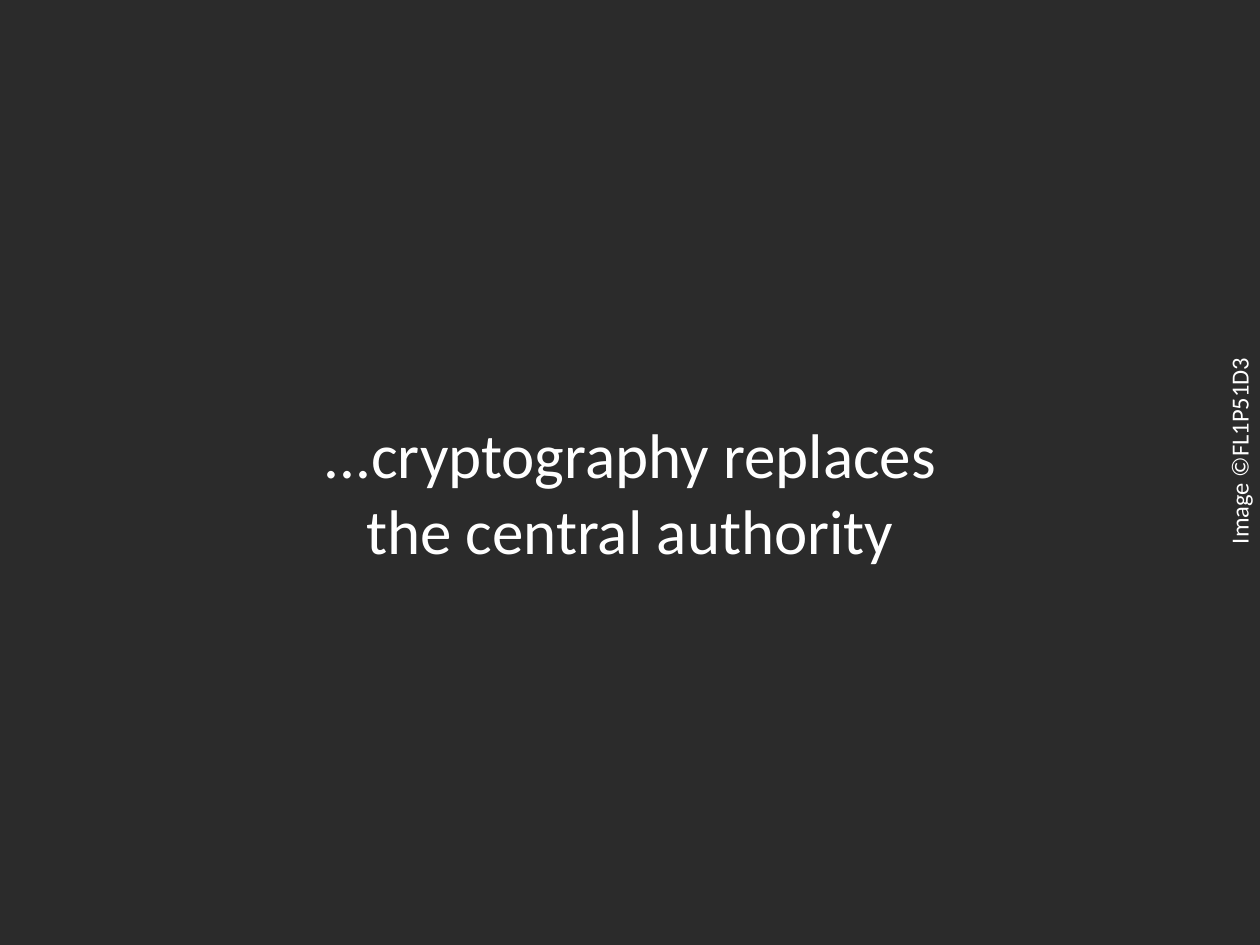
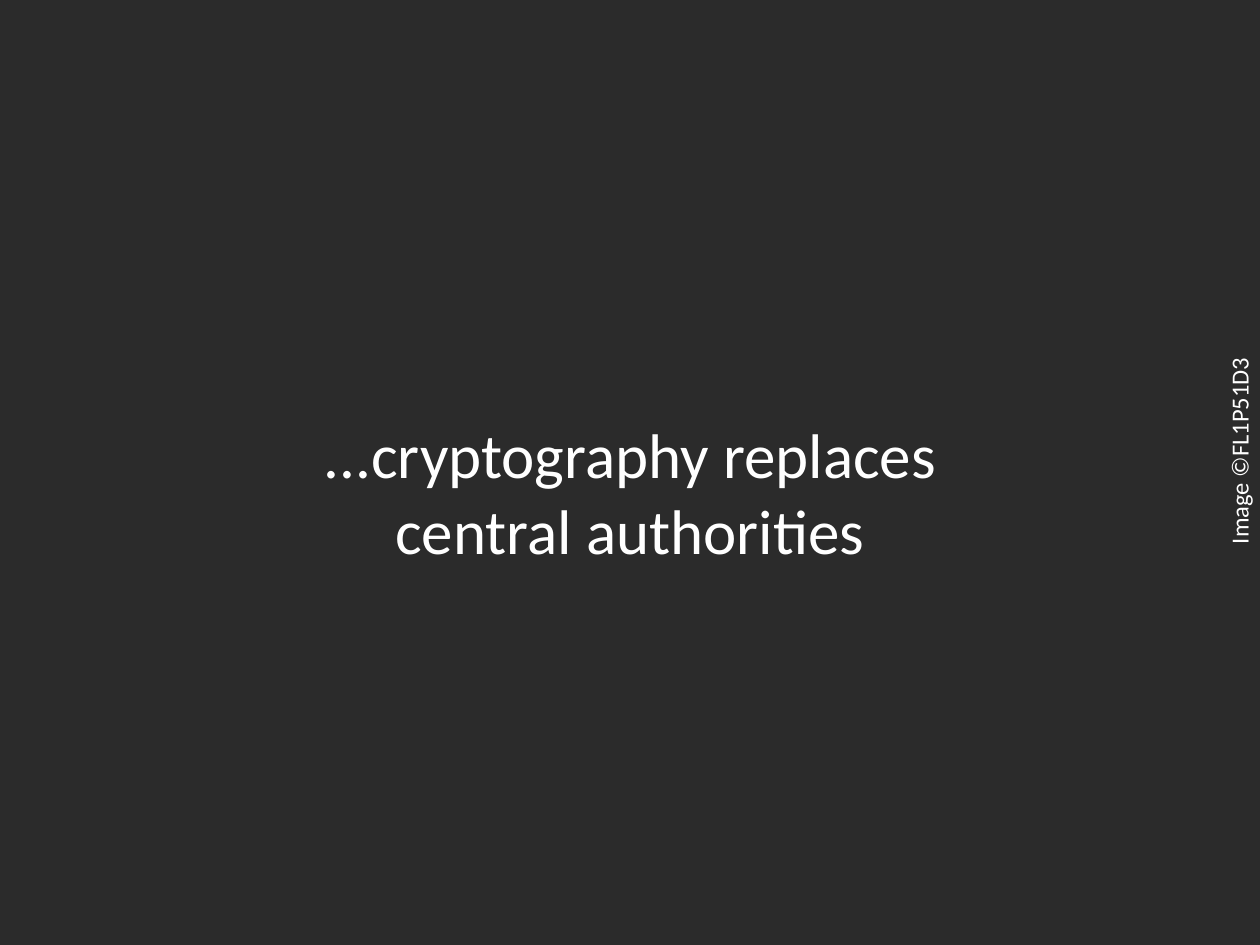
Before and after one commit to dionyziz/ntua-crypto, a slide deck: slide 13 of bitcoin-en.pptx. Drawn at 1260x945 pixels with LibreOffice and Linux fonts; fonts in the diff are those of the drawing; background and template pictures are left out; a plain dark background stands for a picture behind light text. Boxes give left, top, right and bottom in pixels: in the first picture for what was removed or moved away, otherwise in the second. Text is boxed around its words. In the diff, an @@ line names an element or a change of style, - is before the commit and + after.

```diff
--- a/bitcoin-en.pptx
+++ b/bitcoin-en.pptx
@@ text at (395, 510, 864, 555): text changed @@
-the central authority
+central authorities
```
Also in this commit, not shown: 15 other slides changed, 1 other file.
